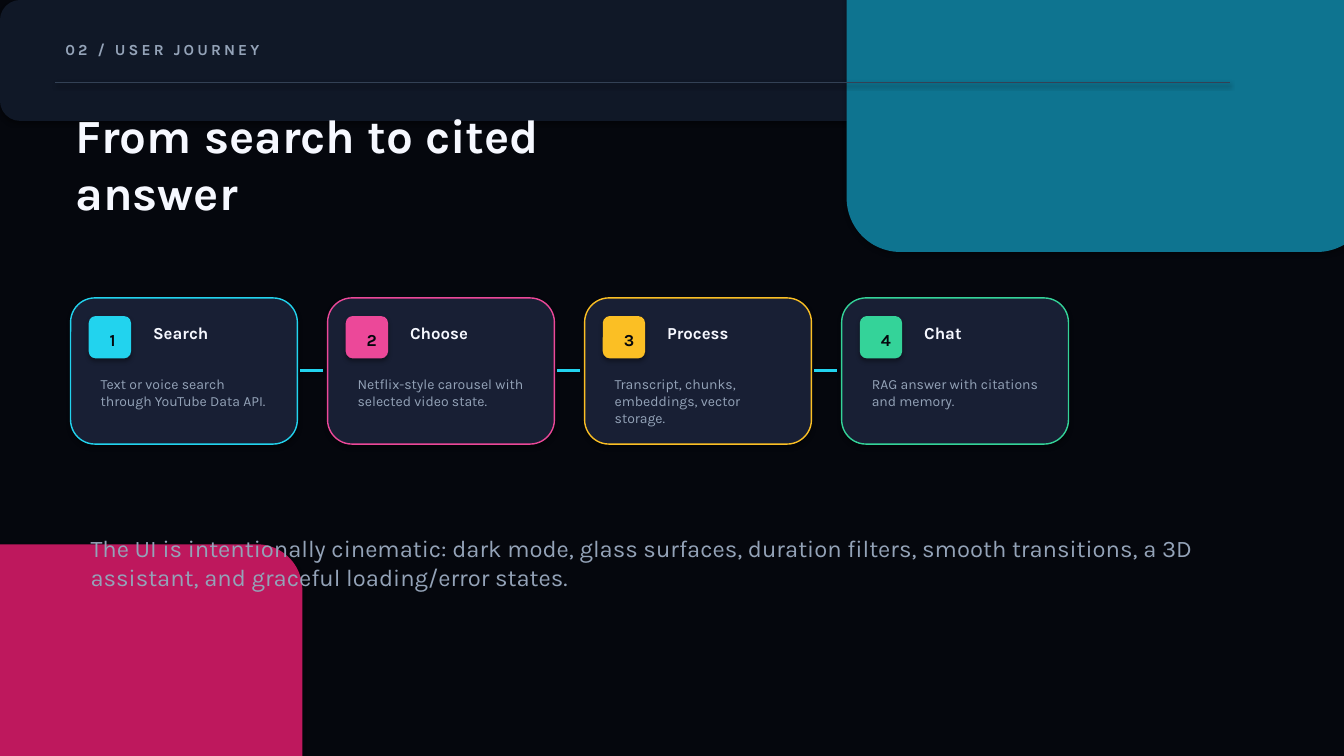
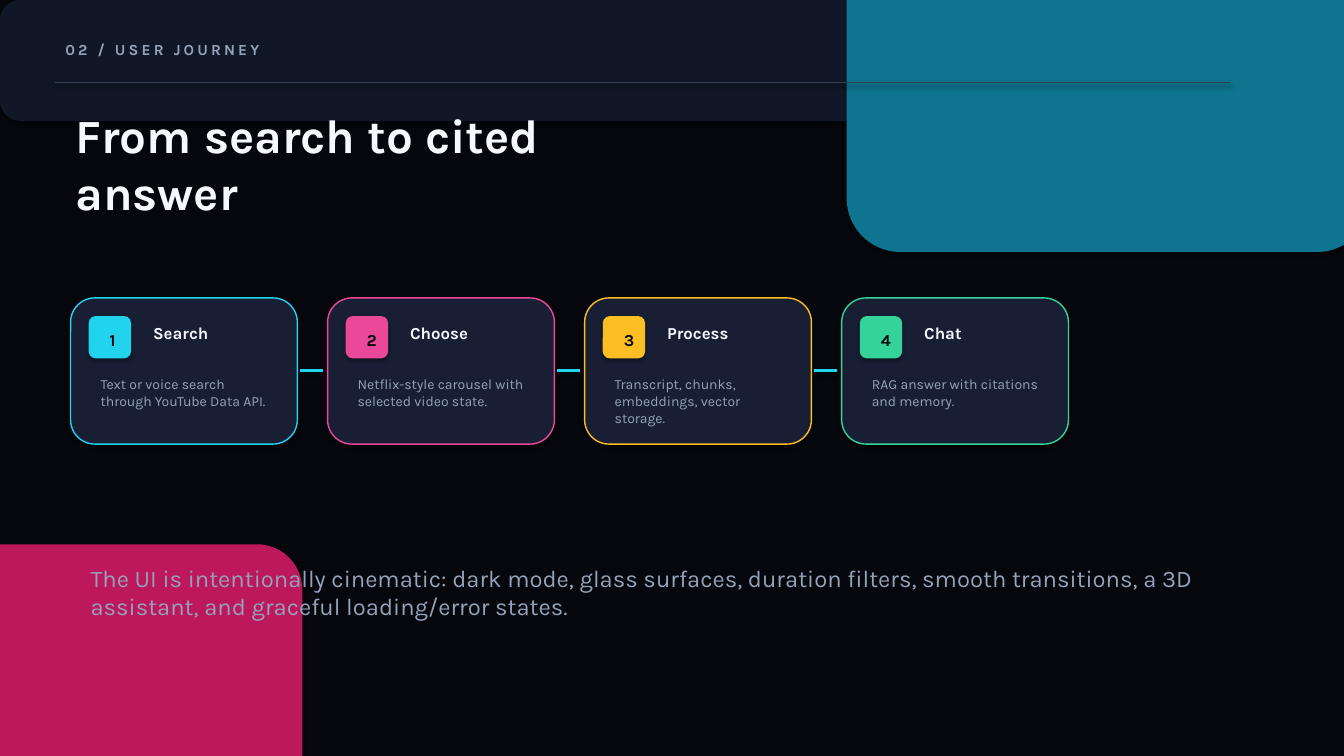
Before and after one commit to sabeurzarai/asktube-ai, a slide deck: slide 3 of docs/AskTube_AI_Presentation.pptx. Drawn at 1344x756 pixels with LibreOffice and Linux fonts; fonts in the diff are those of the drawing. Boxes give left, top, right and bottom in pixels: in the first picture for what was removed or moved away, otherwise in the second. Text is boxed around its words. In the diff, an @@ line names an element or a change of style, - is before the commit and + after.

```diff
--- a/docs/AskTube_AI_Presentation.pptx
+++ b/docs/AskTube_AI_Presentation.pptx
@@ text "The UI is intentionally cinematic: ...": place and size @@
-text "The UI is intentionally cinematic: ..." at <box>91,536,1192,592</box>
+text "The UI is intentionally cinematic: ..." at <box>91,566,1192,621</box>
```
Also in this commit, not shown: 6 other slides changed, 1 other file.
